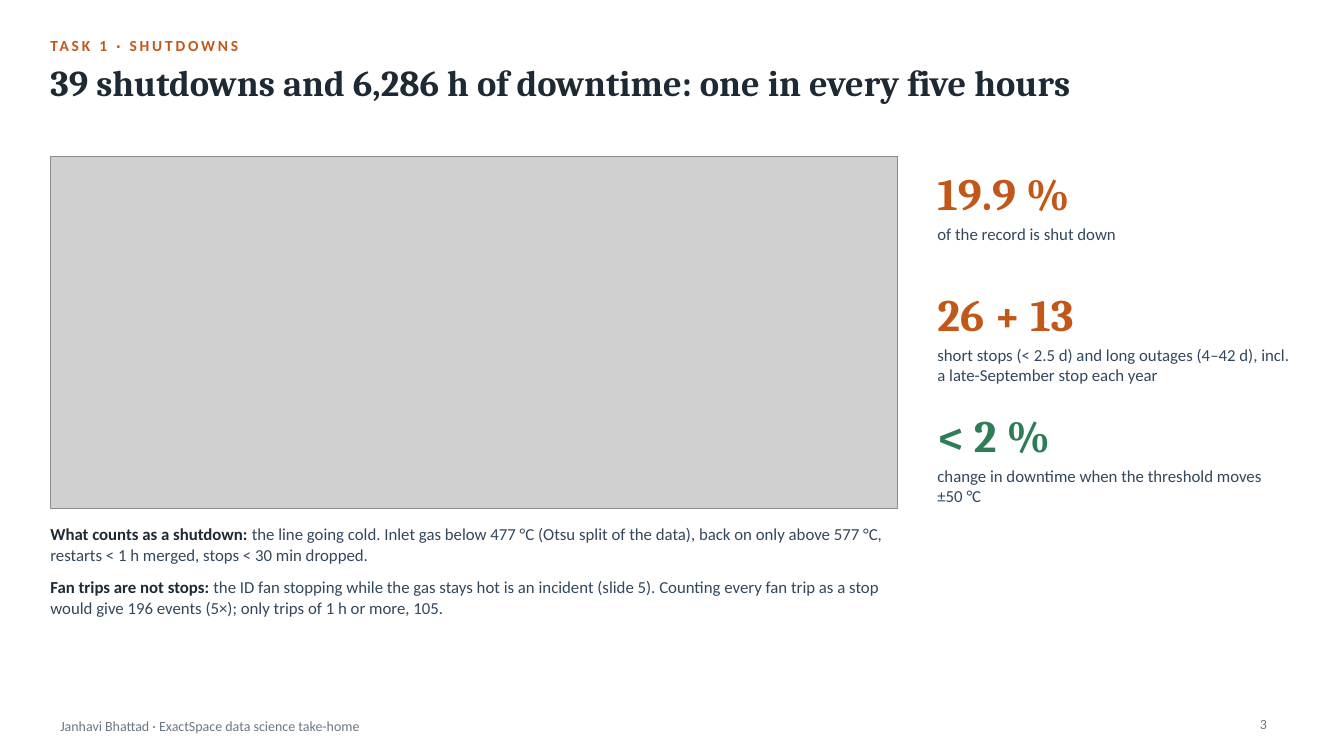
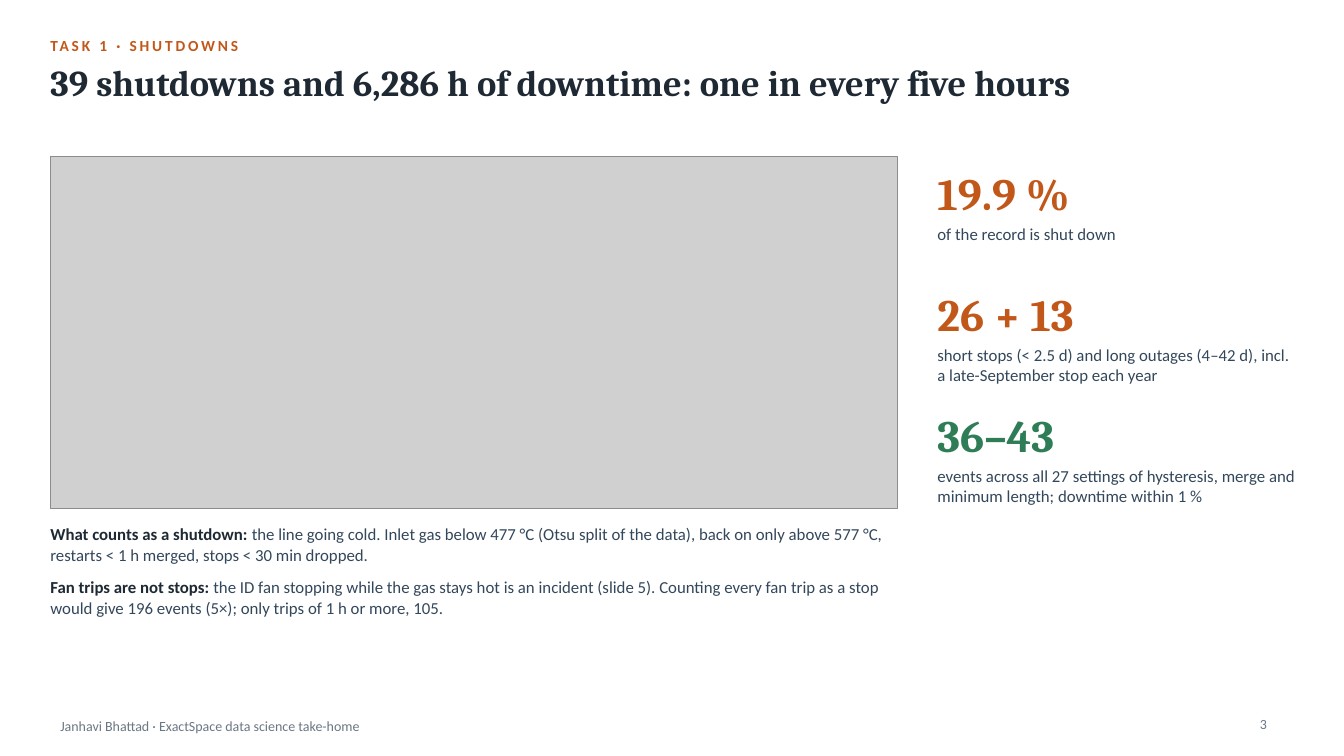
Before and after one commit to Janhwhy/exactspace-assignment, a slide deck: slide 3 of Final_Presentation.pptx. Drawn at 1344x756 pixels with LibreOffice and Linux fonts; fonts in the diff are those of the drawing; grey boxes stand for pictures. Boxes give left, top, right and bottom in pixels: in the first picture for what was removed or moved away, otherwise in the second. Text is boxed around its words. In the diff, an @@ line names an element or a change of style, - is before the commit and + after.

```diff
--- a/Final_Presentation.pptx
+++ b/Final_Presentation.pptx
@@ text at <box>937,421,1054,453</box>: text changed @@
-< 2 %
+36–43
@@ text at <box>937,470,1295,505</box>: text changed @@
-change in downtime when the threshold moves ±50 °C
+events across all 27 settings of hysteresis, merge and minimum length; downtime within 1 %
```
Also in this commit, not shown: 3 other slides changed, 31 other files.
